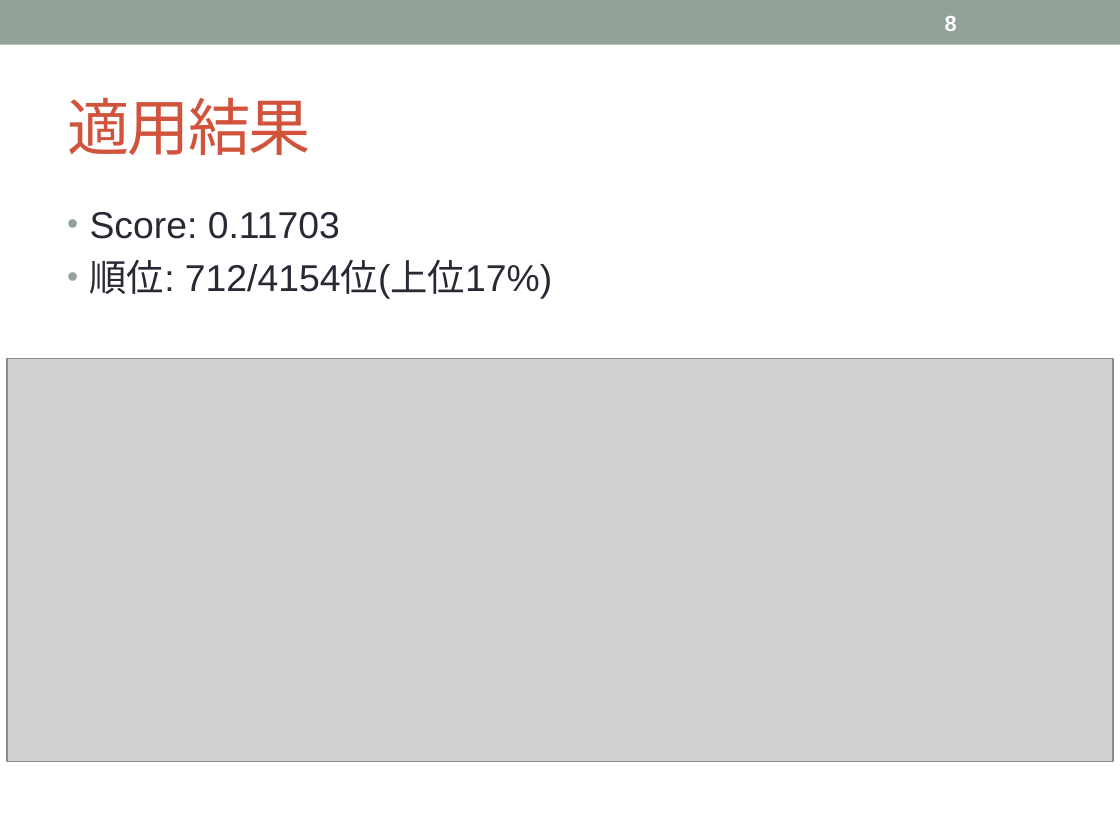
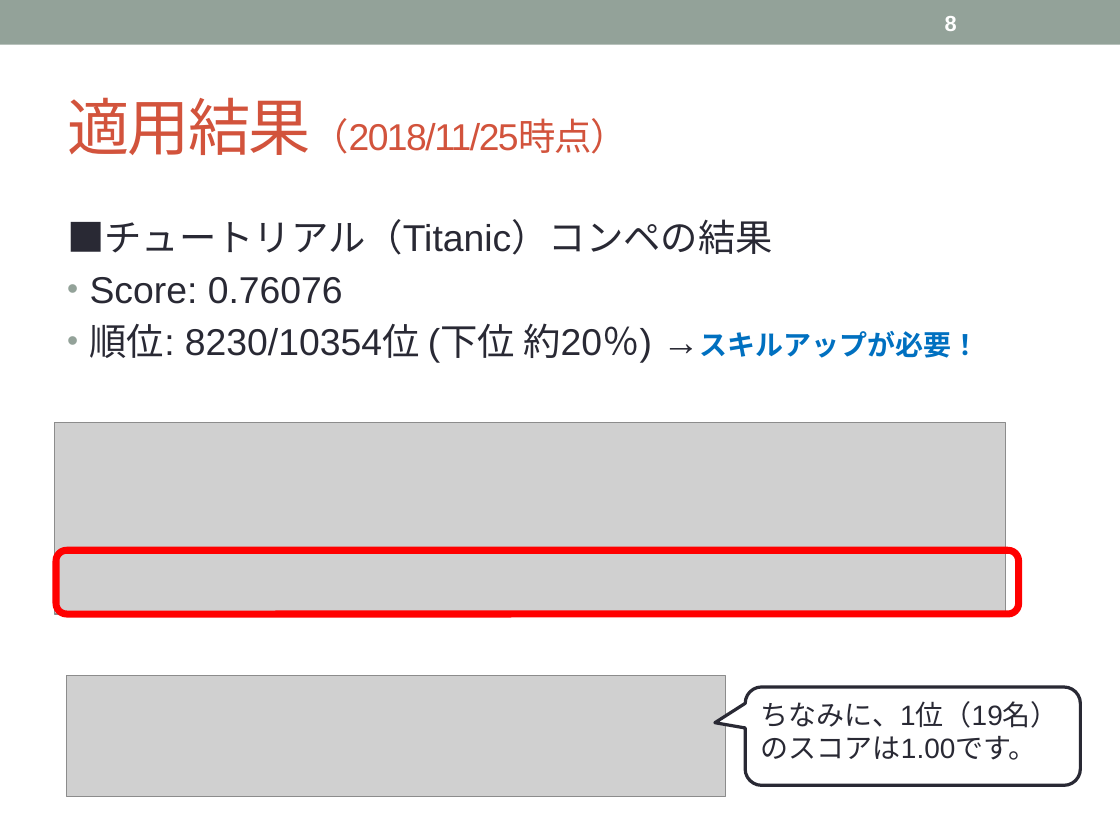
Before and after one commit to tsuchiyatoshio/team, a slide deck: slide 8 of oouchi/1.2_LogisticRegression/1.2_RogisticRegression.pptx. Drawn at 1120x840 pixels with LibreOffice and Linux fonts; fonts in the diff are those of the drawing; grey boxes stand for pictures. Boxes give left, top, right and bottom in pixels: in the first picture for what was removed or moved away, otherwise in the second. Text is boxed around its words. In the diff, an @@ line names an element or a change of style, - is before the commit and + after.

```diff
--- a/oouchi/1.2_LogisticRegression/1.2_RogisticRegression.pptx
+++ b/oouchi/1.2_LogisticRegression/1.2_RogisticRegression.pptx
@@ title at <box>67,97,627,155</box>: text changed; size 40 to 24 pt @@
-適用結果
+適用結果（2018/11/25時点）
@@ text at <box>67,219,980,363</box>: text changed @@
-• Score: 0.11703
-• 順位: 712/4154位(上位17%)
+■チュートリアル（Titanic）コンペの結果
+• Score: 0.76076
+• 順位: 8230/10354位 (下位 約20％) →スキルアップが必要！
@@ picture removed at <box>7,358,1113,762</box> @@
@@ picture added at <box>55,422,1006,614</box> @@
@@ rounded rectangle added at <box>56,550,1018,614</box>, outline #FF0000 4.5 pt @@
@@ picture added at <box>66,675,726,796</box> @@
@@ rounded speech box added at <box>745,687,1080,785</box>, fill #FFFFFF, outline #292934 2.08 pt, 18 pt, text #292934 @@
+ちなみに、1位（19名）のスコアは1.00です。
```
Also in this commit, not shown: 7 other slides changed.
